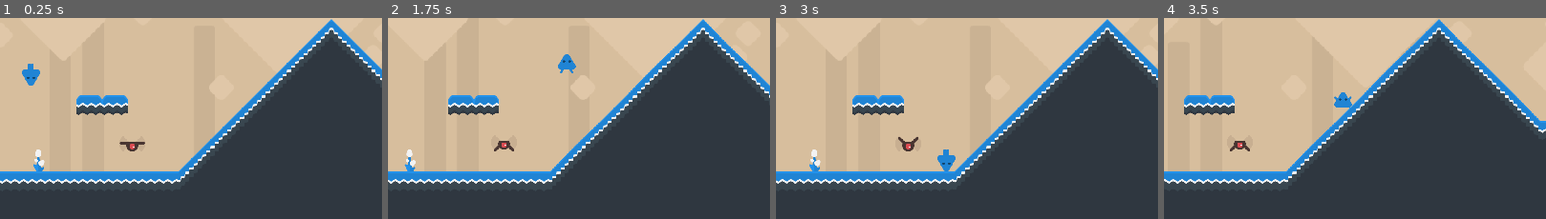
Above: before the commit, frames 1-4 (left to right).
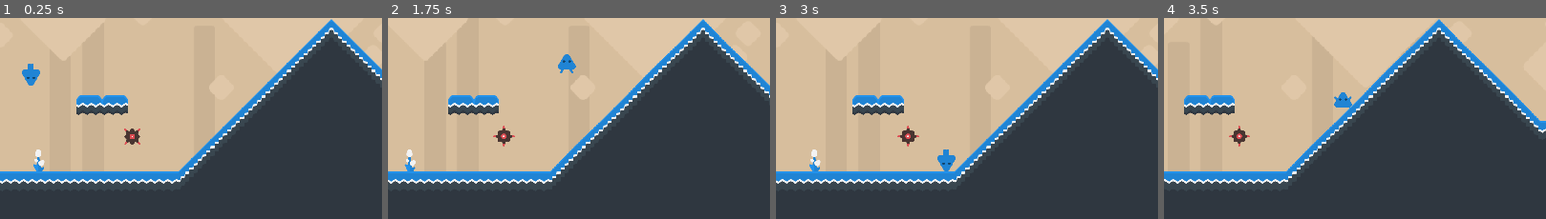
Above: after the commit, the same moments.

Repository: ojas-sanghi/fbla-game
Game: Godot game, scene res://Level1.tscn
Two runs of this game, one before a commit and one after it. Both use one fixed random seed, a clock stepped at 60 frames per second and the inputs below.
Inputs:
- Up to frame 1 (0.25 s): no input
- Up to frame 2 (1.75 s): hold Right (ui_right) from 0.53 s (still down); tap Up (ui_up) at 0.77, 1.52 s
- Up to frame 3 (3 s): release Right (ui_right) at 2.03 s; hold Left (ui_left) 2.03-2.78 s; hold Right (ui_right) from 2.78 s (still down)
- Up to frame 4 (3.5 s): keep holding Right (ui_right); tap Up (ui_up) at 3.02 s
The pictures show only the part of the screen within x 27-77%, y 50-100%; the shares and areas given below are measured in that part.

The runs differ from the first frame. In frame 1, 0.4% of the frame differs, in the area x 31-38%, y 54-67%; in frame 2, 0.4%; in frame 3, 0.4%; in frame 4, 0.4%.

Commit message:
more enemy anims

Diff:
--- a/Enemy.tscn
+++ b/Enemy.tscn
@@ -1,13 +1,24 @@
-[gd_scene load_steps=13 format=2]
-
-[ext_resource path="res://assets/PNG/Enemies/enemyFlying_3.png" type="Texture" id=1]
+[gd_scene load_steps=30 format=2]
+
+[ext_resource path="res://assets/PNG/Enemies/enemyFloating_2.png" type="Texture" id=1]
 [ext_resource path="res://assets/PNG/Enemies/enemyFloating_1.png" type="Texture" id=2]
-[ext_resource path="res://assets/PNG/Enemies/enemyFloating_2.png" type="Texture" id=3]
-[ext_resource path="res://assets/PNG/Enemies/enemyFloating_3.png" type="Texture" id=4]
-[ext_resource path="res://assets/PNG/Enemies/enemyFloating_4.png" type="Texture" id=5]
-[ext_resource path="res://assets/PNG/Enemies/enemyFlying_1.png" type="Texture" id=6]
-[ext_resource path="res://assets/PNG/Enemies/enemyFlying_2.png" type="Texture" id=7]
-[ext_resource path="res://assets/PNG/Enemies/enemyFlying_4.png" type="Texture" id=8]
+[ext_resource path="res://assets/PNG/Enemies/enemyFloating_4.png" type="Texture" id=3]
+[ext_resource path="res://assets/PNG/Enemies/enemyFlying_1.png" type="Texture" id=4]
+[ext_resource path="res://assets/PNG/Enemies/enemyFlying_2.png" type="Texture" id=5]
+[ext_resource path="res://assets/PNG/Enemies/enemyFlying_3.png" type="Texture" id=6]
+[ext_resource path="res://assets/PNG/Enemies/enemyFlying_4.png" type="Texture" id=7]
+[ext_resource path="res://assets/PNG/Enemies/enemySpikey_2.png" type="Texture" id=8]
+[ext_resource path="res://assets/PNG/Enemies/enemySpikey_1.png" type="Texture" id=9]
+[ext_resource path="res://assets/PNG/Enemies/enemySpikey_3.png" type="Texture" id=10]
+[ext_resource path="res://assets/PNG/Enemies/enemySpikey_4.png" type="Texture" id=11]
+[ext_resource path="res://assets/PNG/Enemies/enemySwimming_1.png" type="Texture" id=12]
+[ext_resource path="res://assets/PNG/Enemies/enemySwimming_2.png" type="Texture" id=13]
+[ext_resource path="res://assets/PNG/Enemies/enemySwimming_3.png" type="Texture" id=14]
+[ext_resource path="res://assets/PNG/Enemies/enemySwimming_4.png" type="Texture" id=15]
+[ext_resource path="res://assets/PNG/Enemies/enemyWalking_1.png" type="Texture" id=16]
+[ext_resource path="res://assets/PNG/Enemies/enemyWalking_2.png" type="Texture" id=17]
+[ext_resource path="res://assets/PNG/Enemies/enemyWalking_3.png" type="Texture" id=18]
+[ext_resource path="res://assets/PNG/Enemies/enemyWalking_4.png" type="Texture" id=19]
 
 [sub_resource type="Animation" id=1]
 resource_name = "float"
@@ -20,10 +31,10 @@
 tracks/0/imported = false
 tracks/0/enabled = true
 tracks/0/keys = {
-"times": PoolRealArray( 0, 0.35, 0.75 ),
-"transitions": PoolRealArray( 1, 1, 1 ),
+"times": PoolRealArray( 0, 0.5 ),
+"transitions": PoolRealArray( 1, 1 ),
 "update": 0,
-"values": [ ExtResource( 2 ), ExtResource( 3 ), ExtResource( 4 ) ]
+"values": [ ExtResource( 2 ), ExtResource( 1 ) ]
 }
 
 [sub_resource type="Animation" id=2]
@@ -71,17 +82,132 @@
 "times": PoolRealArray( 0 ),
 "transitions": PoolRealArray( 4.75683 ),
 "update": 1,
-"values": [ ExtResource( 8 ) ]
+"values": [ ExtResource( 7 ) ]
+}
+
+[sub_resource type="Animation" id=5]
+resource_name = "spikey"
+length = 1.6
+loop = true
+tracks/0/type = "value"
+tracks/0/path = NodePath("Sprite:texture")
+tracks/0/interp = 1
+tracks/0/loop_wrap = true
+tracks/0/imported = false
+tracks/0/enabled = true
+tracks/0/keys = {
+"times": PoolRealArray( 0, 0.414042, 0.8, 1.2 ),
+"transitions": PoolRealArray( 1, 1, 1, 1 ),
+"update": 1,
+"values": [ ExtResource( 8 ), ExtResource( 9 ), ExtResource( 10 ), ExtResource( 9 ) ]
+}
+tracks/1/type = "value"
+tracks/1/path = NodePath("Sprite:position")
+tracks/1/interp = 1
+tracks/1/loop_wrap = true
+tracks/1/imported = false
+tracks/1/enabled = true
+tracks/1/keys = {
+"times": PoolRealArray( 0, 0.414042, 0.8, 1.2 ),
+"transitions": PoolRealArray( 1, 1, 1, 1 ),
+"update": 1,
+"values": [ Vector2( 0, 0 ), Vector2( 0, -6 ), Vector2( 0, -18 ), Vector2( 0, -6 ) ]
+}
+
+[sub_resource type="Animation" id=6]
+resource_name = "spikeyDeath"
+tracks/0/type = "value"
+tracks/0/path = NodePath("Sprite:texture")
+tracks/0/interp = 1
+tracks/0/loop_wrap = true
+tracks/0/imported = false
+tracks/0/enabled = true
+tracks/0/keys = {
+"times": PoolRealArray( 0 ),
+"transitions": PoolRealArray( 1 ),
+"update": 1,
+"values": [ ExtResource( 11 ) ]
+}
+
+[sub_resource type="Animation" id=7]
+resource_name = "swimming"
+length = 0.9
+loop = true
+tracks/0/type = "value"
+tracks/0/path = NodePath("Sprite:texture")
+tracks/0/interp = 1
+tracks/0/loop_wrap = true
+tracks/0/imported = false
+tracks/0/enabled = true
+tracks/0/keys = {
+"times": PoolRealArray( 0, 0.3, 0.6 ),
+"transitions": PoolRealArray( 1, 1, 1 ),
+"update": 1,
+"values": [ ExtResource( 12 ), ExtResource( 13 ), ExtResource( 14 ) ]
+}
+
+[sub_resource type="Animation" id=8]
+resource_name = "swimmingDeath"
+tracks/0/type = "value"
+tracks/0/path = NodePath("Sprite:texture")
+tracks/0/interp = 1
+tracks/0/loop_wrap = true
+tracks/0/imported = false
+tracks/0/enabled = true
+tracks/0/keys = {
+"times": PoolRealArray( 0 ),
+"transitions": PoolRealArray( 1 ),
+"update": 1,
+"values": [ ExtResource( 15 ) ]
+}
+
+[sub_resource type="Animation" id=9]
+resource_name = "walking"
+length = 1.2
+loop = true
+tracks/0/type = "value"
+tracks/0/path = NodePath("Sprite:texture")
+tracks/0/interp = 1
+tracks/0/loop_wrap = true
+tracks/0/imported = false
+tracks/0/enabled = true
+tracks/0/keys = {
+"times": PoolRealArray( 0, 0.3, 0.6, 0.9 ),
+"transitions": PoolRealArray( 1, 1, 1, 1 ),
+"update": 1,
+"values": [ ExtResource( 16 ), ExtResource( 17 ), ExtResource( 18 ), ExtResource( 17 ) ]
+}
+
+[sub_resource type="Animation" id=10]
+resource_name = "walkingDeath"
+tracks/0/type = "value"
+tracks/0/path = NodePath("Sprite:texture")
+tracks/0/interp = 1
+tracks/0/loop_wrap = true
+tracks/0/imported = false
+tracks/0/enabled = true
+tracks/0/keys = {
+"times": PoolRealArray( 0 ),
+"transitions": PoolRealArray( 1 ),
+"update": 1,
+"values": [ ExtResource( 19 ) ]
 }
 
 [node name="Enemy" type="KinematicBody2D"]
 
 [node name="Sprite" type="Sprite" parent="."]
+position = Vector2( 0, -18 )
 texture = ExtResource( 1 )
 
 [node name="AnimationPlayer" type="AnimationPlayer" parent="."]
-autoplay = "fly"
+autoplay = "float"
 anims/float = SubResource( 1 )
 anims/floatDeath = SubResource( 2 )
 anims/fly = SubResource( 3 )
 anims/flyDeath = SubResource( 4 )
+anims/spikey = SubResource( 5 )
+anims/spikeyDeath = SubResource( 6 )
+anims/swimming = SubResource( 7 )
+anims/swimmingDeath = SubResource( 8 )
+anims/walking = SubResource( 9 )
+anims/walkingDeath = SubResource( 10 )
Not shown: 2 places in Enemy.tscn that only renumber resources
